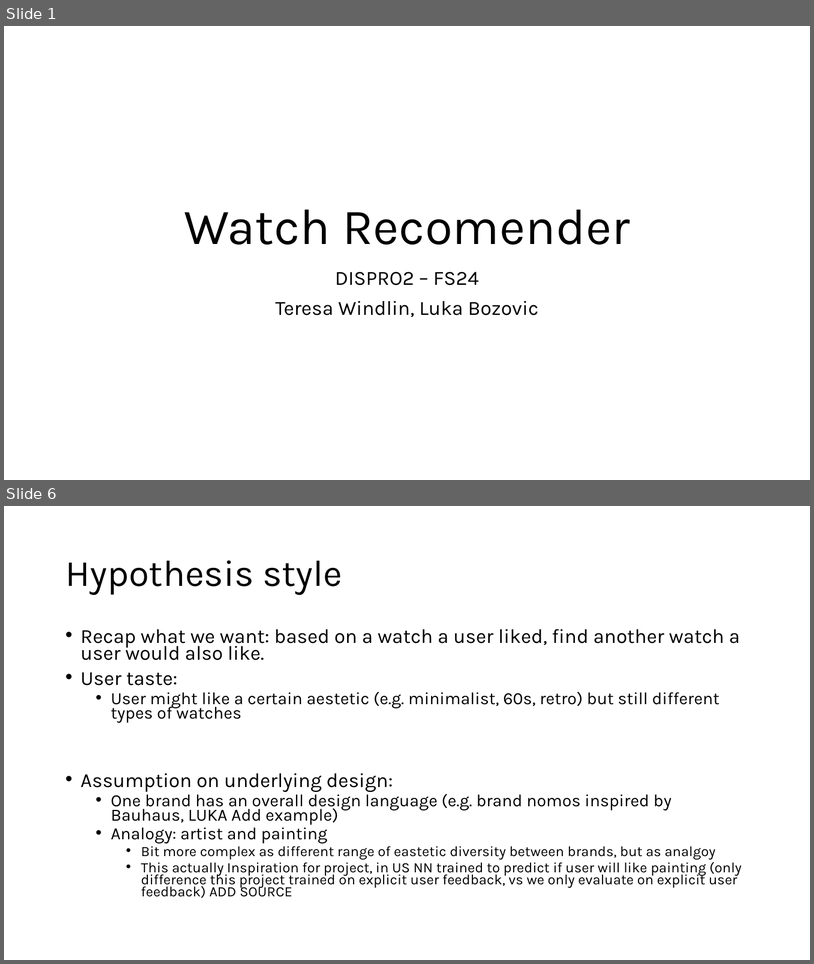
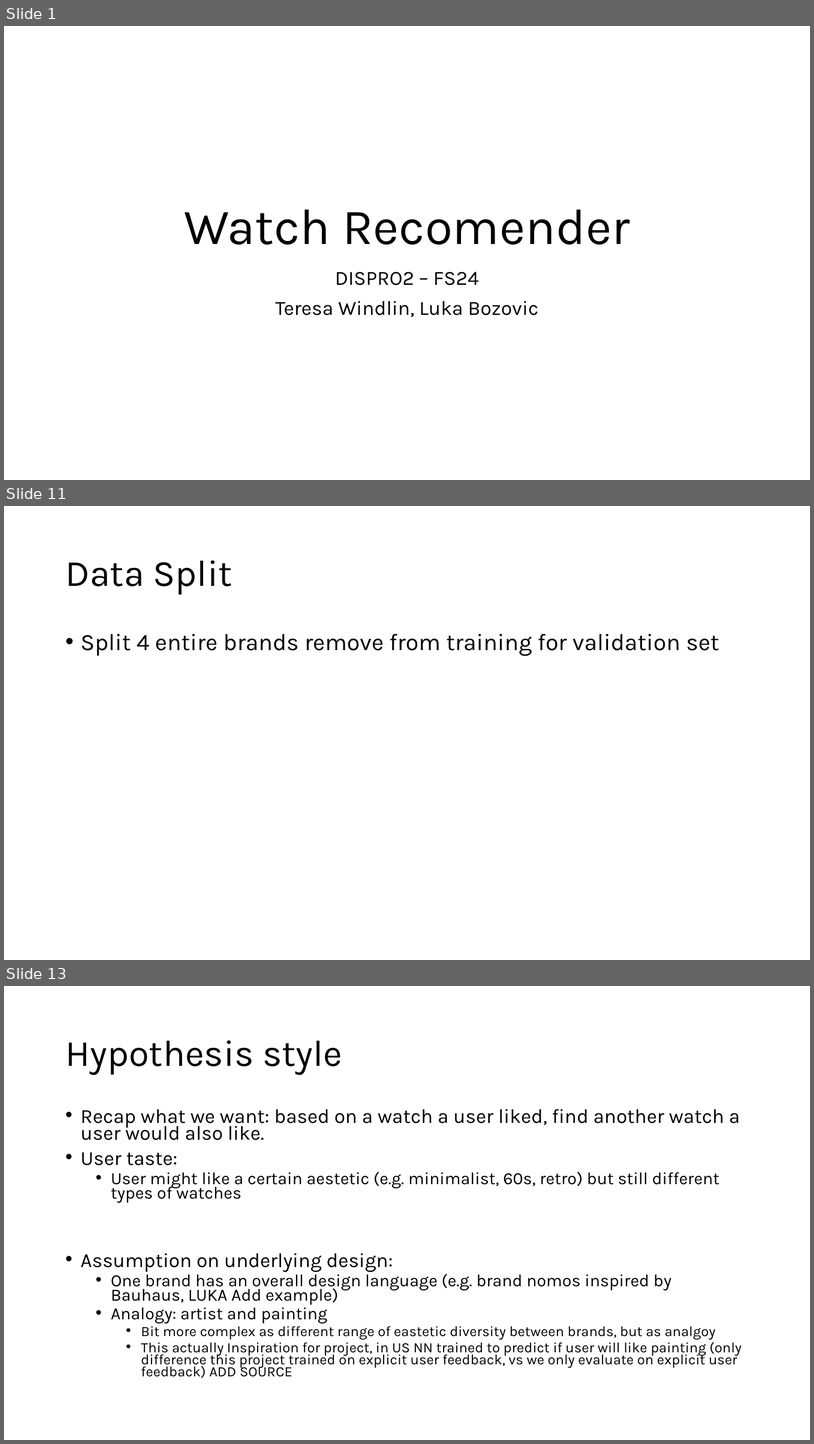
Before and after one commit to Luk-stud/Watch-recomender-DISPRO, a slide deck: Base_DISPRO Präsi.pptx. Shown one above the other, each under a label of ours: slides 1 and 6 before the commit, slides 1, 11 and 13 after it; the slides between them are not shown. The pictures are 814x964 and 814x1444 pixels, drawn with LibreOffice and Linux fonts; fonts in the diff are those of the drawing. Boxes give left, top, right and bottom in pixels: in the first picture for what was removed or moved away, otherwise in the second. Text is boxed around its words. In the diff, an @@ line names an element or a change of style, - is before the commit and + after.

```diff
--- a/Base_DISPRO Präsi.pptx
+++ b/Base_DISPRO Präsi.pptx
@@ slide 11 added at [4, 506, 810, 960], background #FFFFFF @@
@@ title added at [65, 560, 233, 595], 44 pt, text #000000 @@
+Data Split
@@ text added at [81, 634, 719, 656], 28 pt, text #000000 @@
+• Split 4 entire brands remove from training for validation set
@@ what was slide 6 is now slide 13 @@
```
Also in this commit, not shown: 3 slides changed, 7 other slides added, 1 slide removed.
